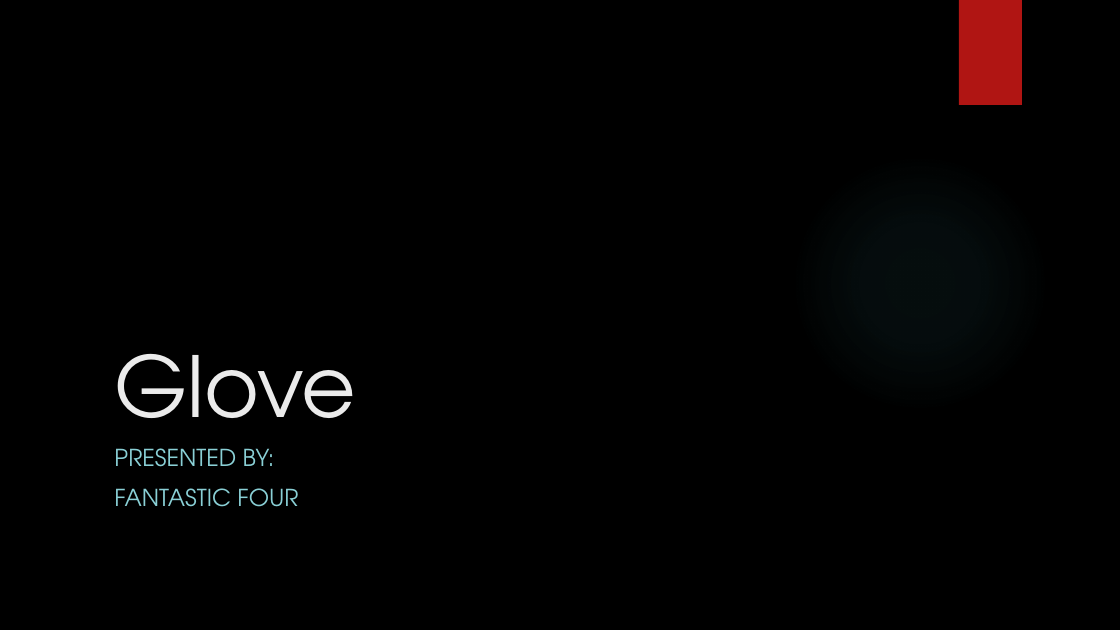
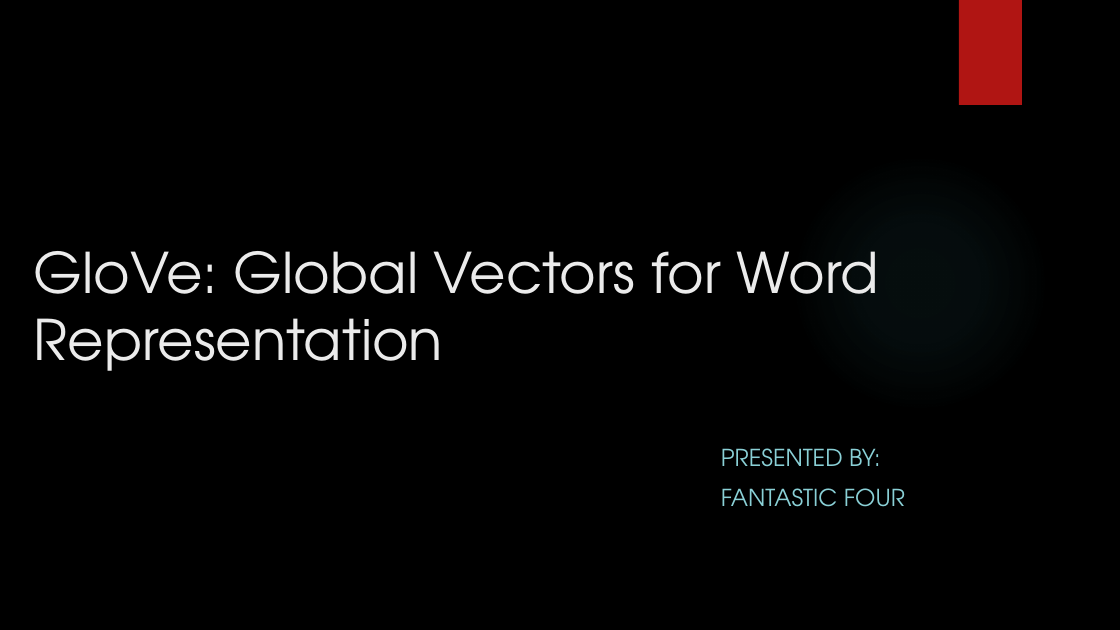
Before and after one commit to ThePiyushGupta/SarcasmTargetDetection, a slide deck: slide 1 of Presentation/Glove.pptx. Drawn at 1120x630 pixels with LibreOffice and Linux fonts; fonts in the diff are those of the drawing; background and template pictures are left out. Boxes give left, top, right and bottom in pixels: in the first picture for what was removed or moved away, otherwise in the second. Text is boxed around its words. In the diff, an @@ line names an element or a change of style, - is before the commit and + after.

```diff
--- a/Presentation/Glove.pptx
+++ b/Presentation/Glove.pptx
@@ title at (34,251,879,371): text changed; size 72 to 48 pt @@
-Glove
+GloVe: Global Vectors for Word Representation
@@ subtitle "PRESENTED BY:": place and size @@
-subtitle "PRESENTED BY:" at (114,448,298,507)
+subtitle "PRESENTED BY:" at (721,448,905,507)
```
Also in this commit, not shown: 4 other slides changed, 4 slides added, 1 slide removed, 5 other files.
